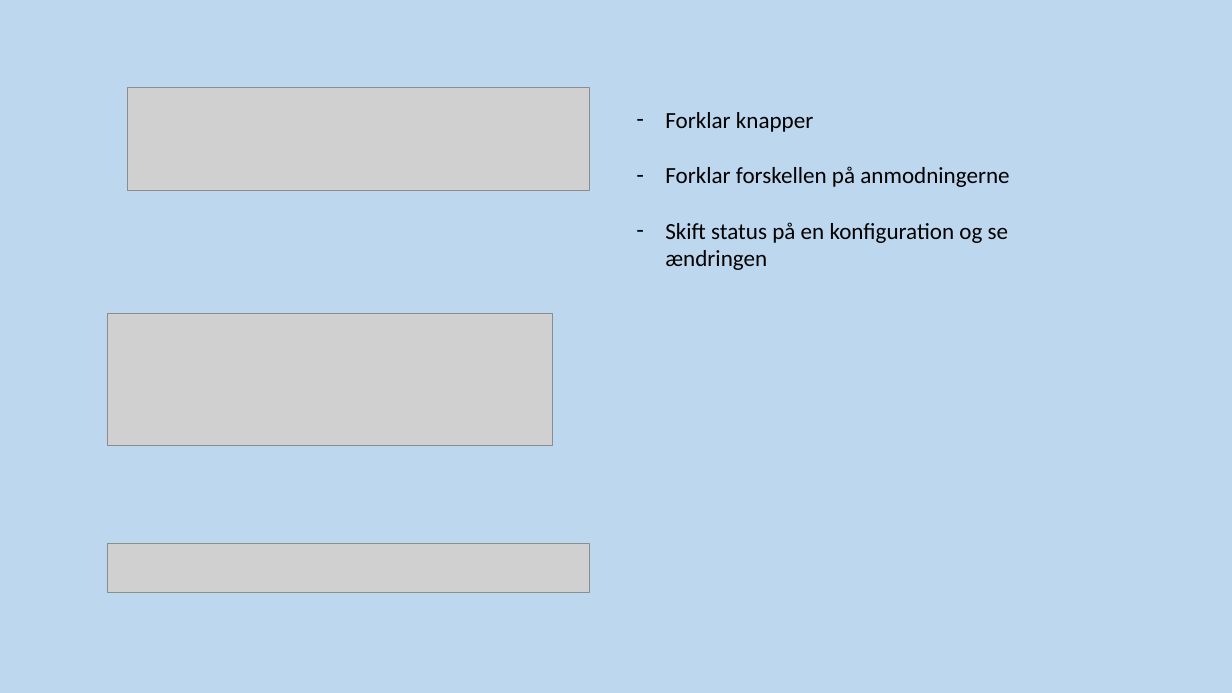
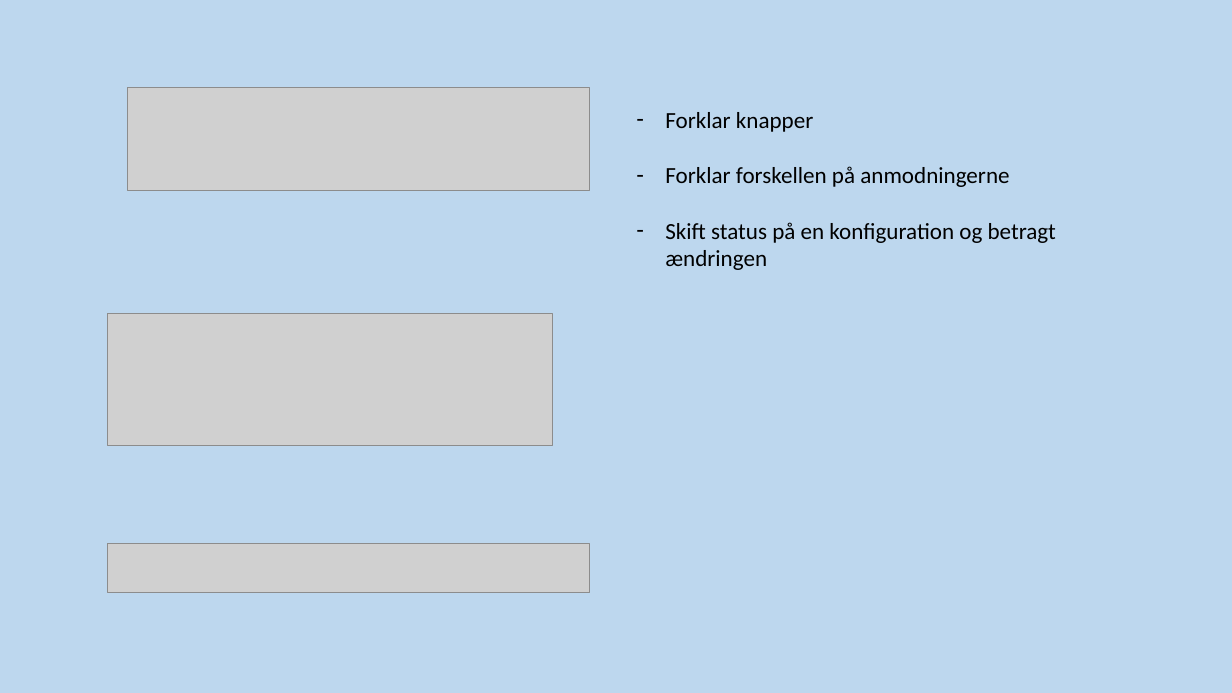
Before and after one commit to Lforlasse/FOG-Carport, a slide deck: slide 5 of Filer/Demonstration.pptx. Drawn at 1232x693 pixels with LibreOffice and Linux fonts; fonts in the diff are those of the drawing; grey boxes stand for pictures. Boxes give left, top, right and bottom in pixels: in the first picture for what was removed or moved away, otherwise in the second. Text is boxed around its words. In the diff, an @@ line names an element or a change of style, - is before the commit and + after.

```diff
--- a/Filer/Demonstration.pptx
+++ b/Filer/Demonstration.pptx
@@ text at bbox=[665, 222, 1056, 270]: text changed @@
-– Skift status på en konfiguration og se
-  ændringen
+– Skift status på en konfiguration og betragt
+  ændringen
```
